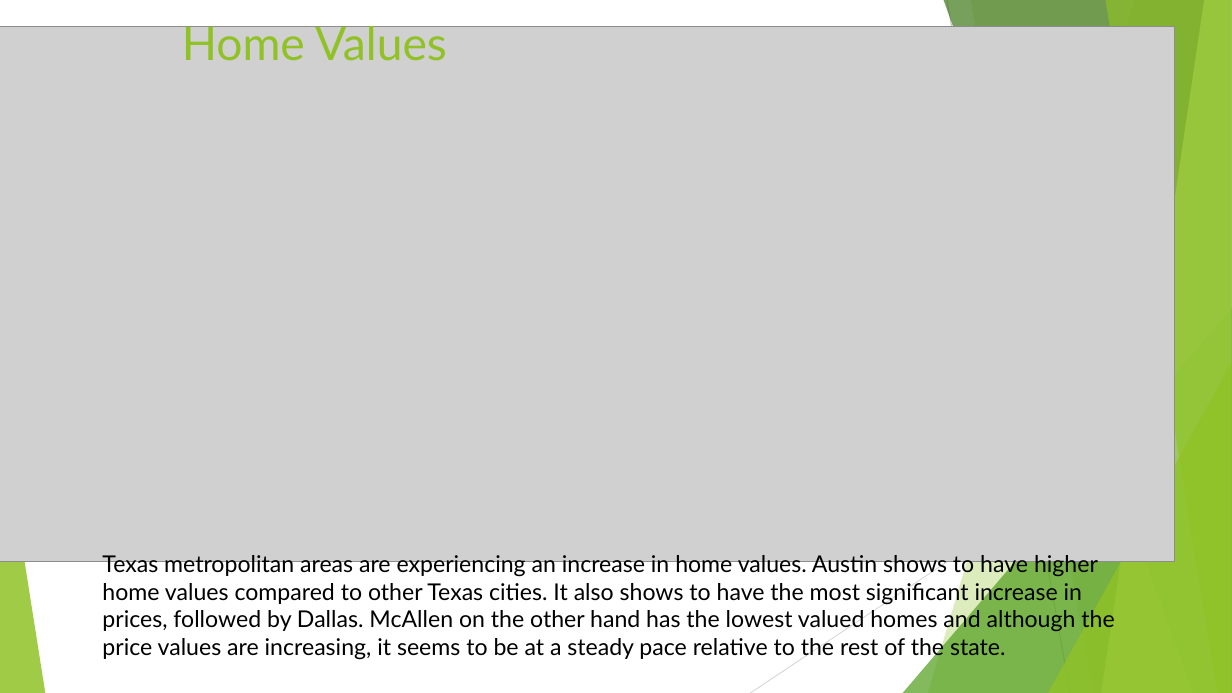
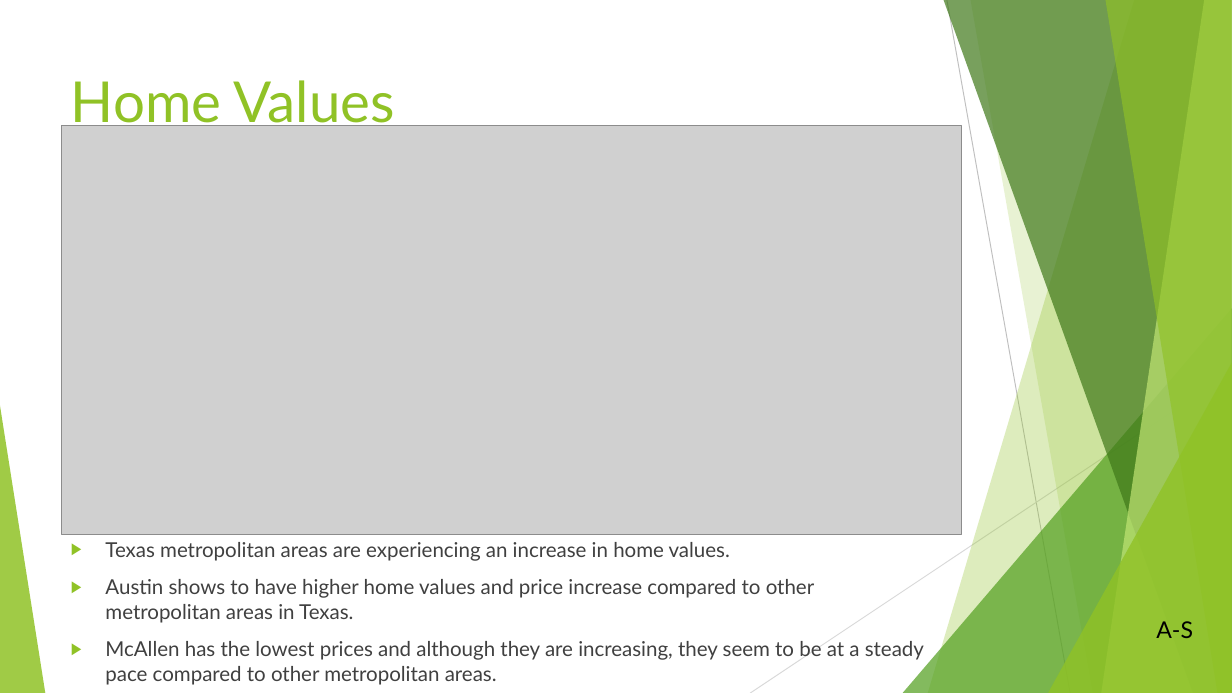
Before and after one commit to Fescamil1/Project_1_Housing_Market_Analysis, a slide deck: slide 8 of Texas Housing Market Analysis PowerPoint.pptx. Drawn at 1232x693 pixels with LibreOffice and Linux fonts; fonts in the diff are those of the drawing; grey boxes stand for pictures. Boxes give left, top, right and bottom in pixels: in the first picture for what was removed or moved away, otherwise in the second. Text is boxed around its words. In the diff, an @@ line names an element or a change of style, - is before the commit and + after.

```diff
--- a/Texas Housing Market Analysis PowerPoint.pptx
+++ b/Texas Housing Market Analysis PowerPoint.pptx
@@ title "Home Values": place and size @@
-title "Home Values" at (182,20,447,61)
+title "Home Values" at (71,80,395,133)
@@ title "Home Values" at (71,80,395,133): size 36 to 44 pt @@
@@ picture: place and size @@
-picture at (0,27,1175,562)
+picture at (62,126,962,534)
@@ text at (105,542,924,685): text changed; size 18 to 16 pt; text colour #000000 to #404040 @@
-Texas metropolitan areas are experiencing an increase in home values. Austin shows to have higher home values compared to other Texas cities. It also shows to have the most significant increase in prices, followed by Dallas. McAllen on the other hand has the lowest valued homes and although the price values are increasing, it seems to be at a steady pace relative to the rest of the state.
+▶ Texas metropolitan areas are experiencing an increase in home values.
+▶ Austin shows to have higher home values and price increase compared to other metropolitan areas in Texas.
+▶ McAllen has the lowest prices and although they are increasing, they seem to be at a steady pace compared to other metropolitan areas.
@@ text added at (1156,621,1193,638), 18 pt, text #000000 @@
+A-S
```
Also in this commit, not shown: 10 other slides changed, 2 slides added, 2 slides removed, 1 other file.
